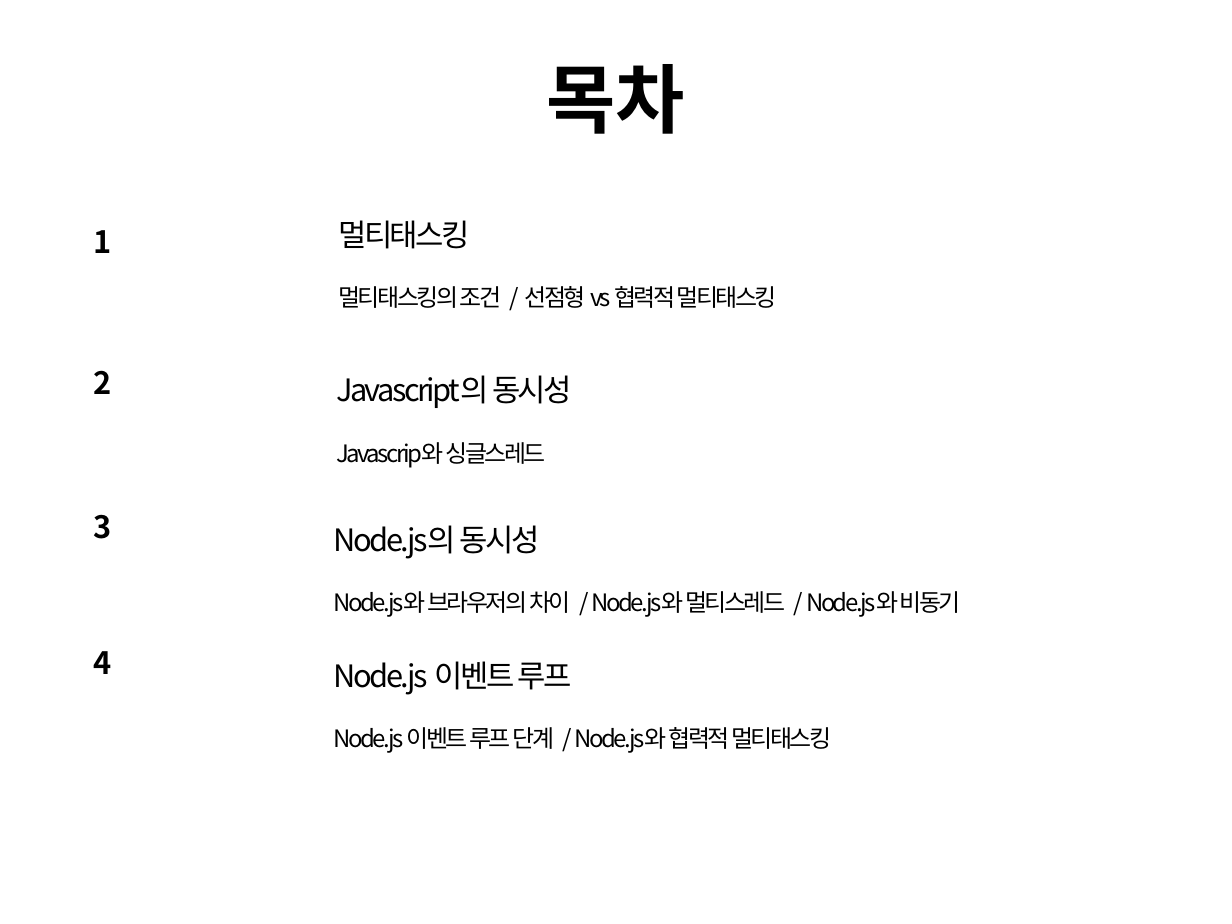
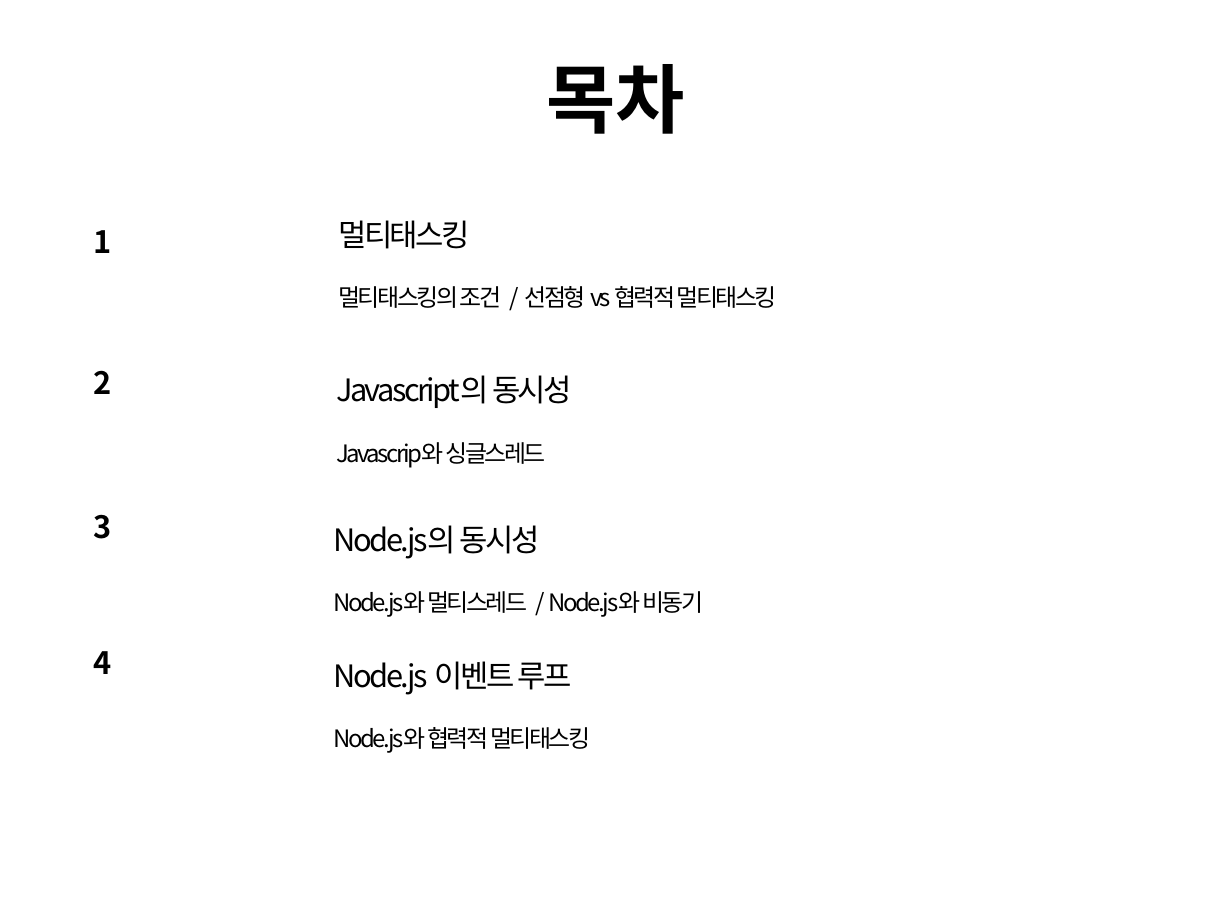
Before and after one commit to cs-study-org/cs-study, a slide deck: slide 2 of 08/yongki/ParallelandAsynchronous.pptx. Drawn at 1232x924 pixels with LibreOffice and Linux fonts; fonts in the diff are those of the drawing. Boxes give left, top, right and bottom in pixels: in the first picture for what was removed or moved away, otherwise in the second. Text is boxed around its words. In the diff, an @@ line names an element or a change of style, - is before the commit and + after.

```diff
--- a/08/yongki/ParallelandAsynchronous.pptx
+++ b/08/yongki/ParallelandAsynchronous.pptx
@@ text at <box>334,591,703,617</box>: text changed @@
-Node.js와 브라우저의 차이 / Node.js와 멀티스레드 / Node.js와 비동기
+Node.js와 멀티스레드 / Node.js와 비동기
@@ text at <box>334,727,590,753</box>: text changed @@
-Node.js 이벤트 루프 단계 / Node.js와 협력적 멀티태스킹
+Node.js와 협력적 멀티태스킹
```
Also in this commit, not shown: 3 other slides changed, 2 slides added.
